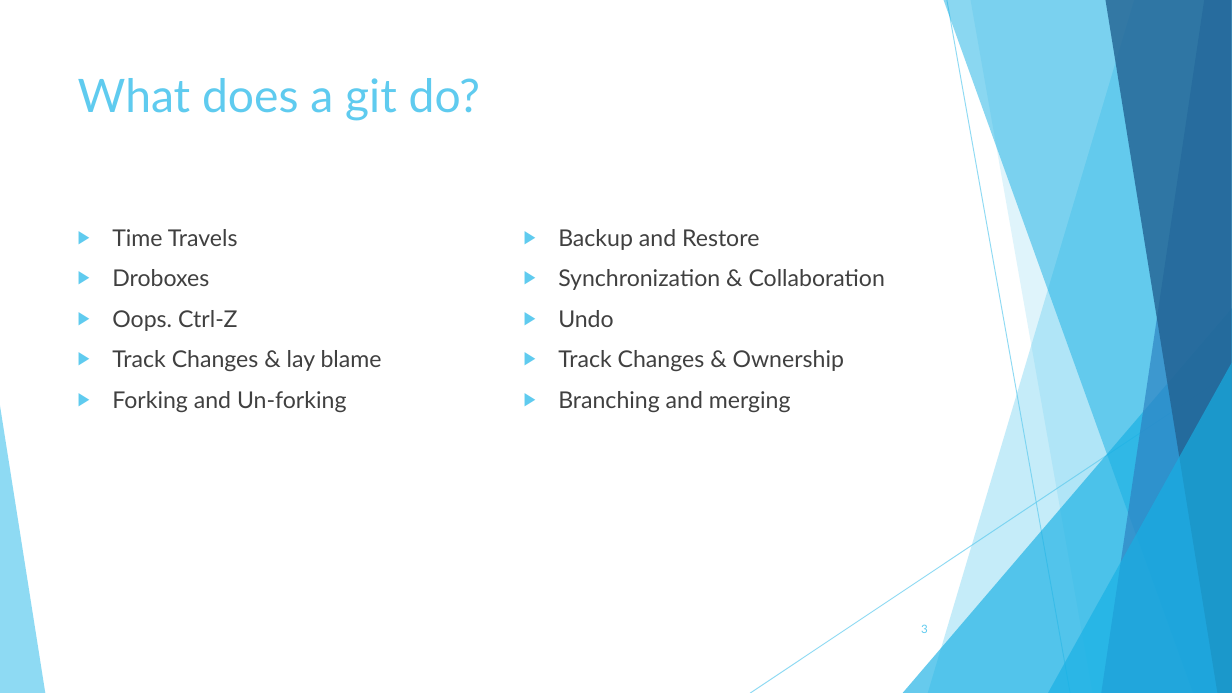
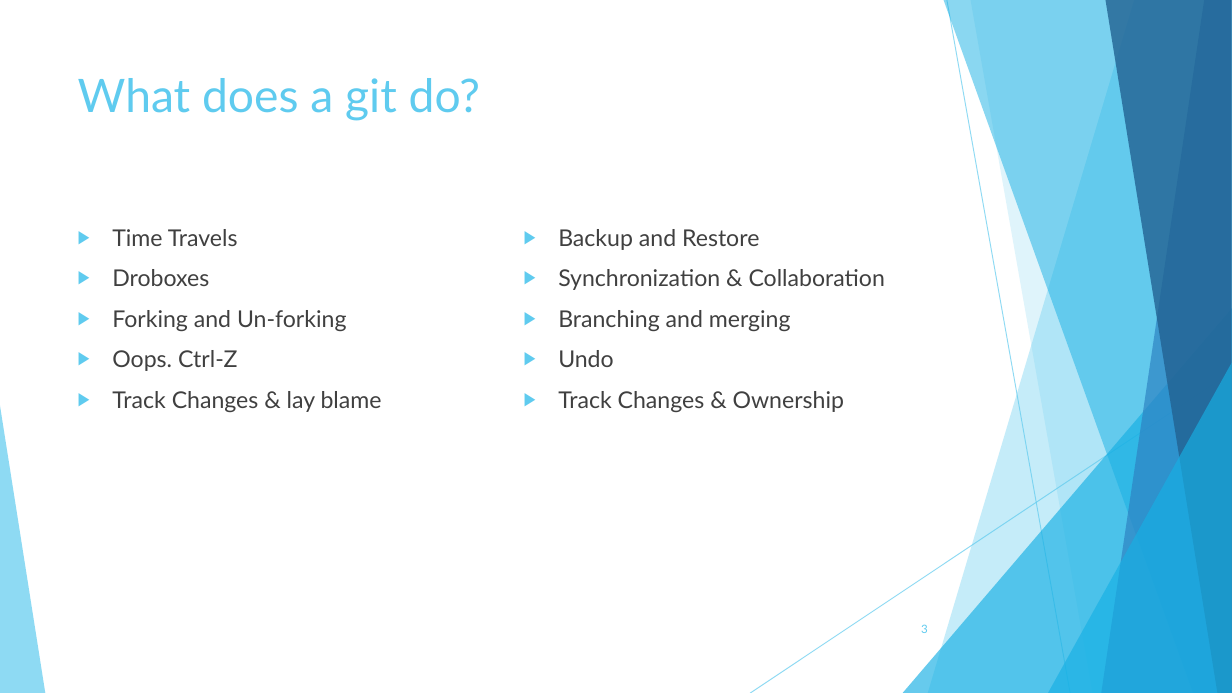
Before and after one commit to TechplexEngineer/GitCheatSheet, a slide deck: slide 3 of ppt/Getting started with GIT.pptx. Drawn at 1232x693 pixels with LibreOffice and Linux fonts; fonts in the diff are those of the drawing. Boxes give left, top, right and bottom in pixels: in the first picture for what was removed or moved away, otherwise in the second. Text is boxed around its words. In the diff, an @@ line names an element or a change of style, - is before the commit and + after.

```diff
--- a/ppt/Getting started with GIT.pptx
+++ b/ppt/Getting started with GIT.pptx
@@ text at bbox=[112, 310, 346, 331]: paragraph added @@
+▶ Forking and Un-forking
@@ text at bbox=[558, 310, 791, 331]: paragraph added @@
+▶ Branching and merging
@@ text at bbox=[112, 391, 346, 412]: paragraph removed @@
-▶ Forking and Un-forking
@@ text at bbox=[558, 391, 791, 412]: paragraph removed @@
-▶ Branching and merging
```
Also in this commit, not shown: 1 other slide changed.
